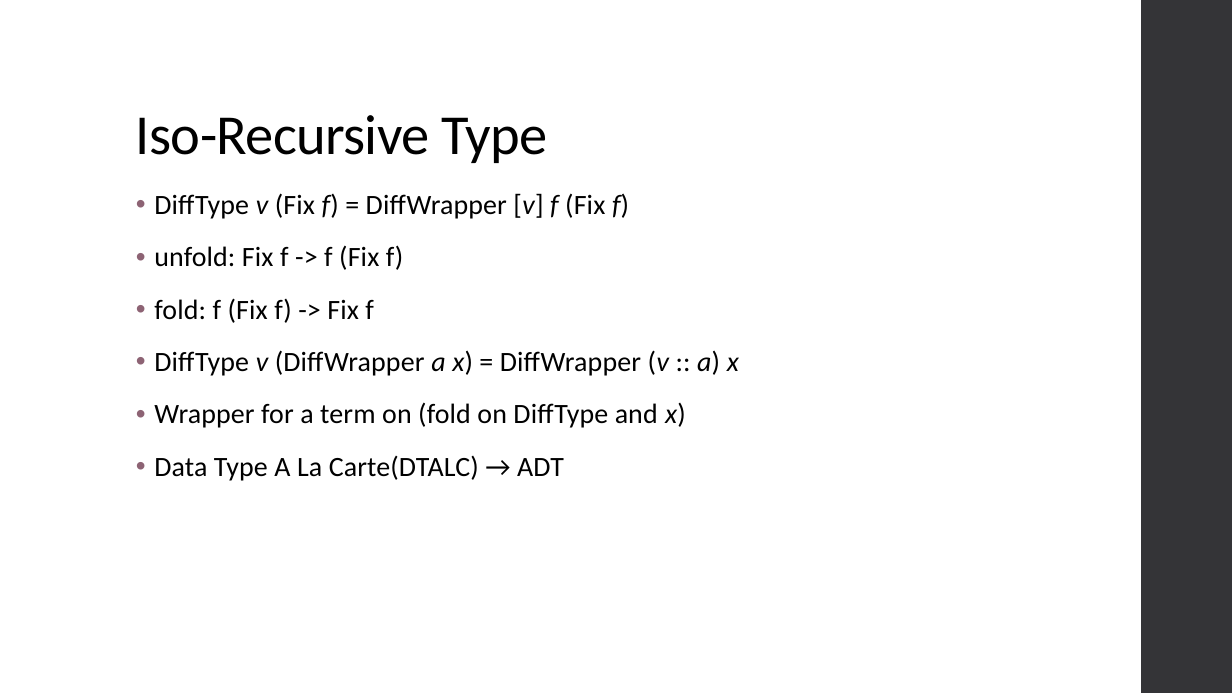
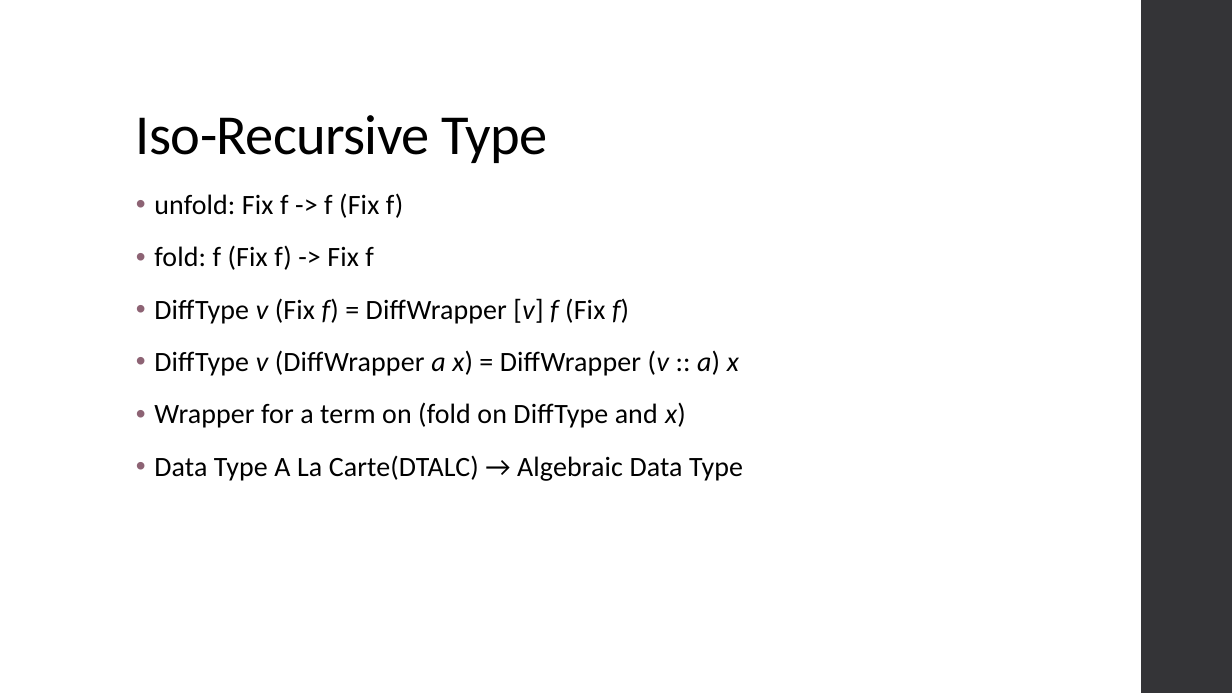
Before and after one commit to ThoughtWorksInc/DeepDarkFantasy, a slide deck: slide 28 of Talk.pptx (slide 26 before the commit). Drawn at 1232x693 pixels with LibreOffice and Linux fonts; fonts in the diff are those of the drawing. Boxes give left, top, right and bottom in pixels: in the first picture for what was removed or moved away, otherwise in the second. Text is boxed around its words. In the diff, an @@ line names an element or a change of style, - is before the commit and + after.

```diff
--- a/Talk.pptx
+++ b/Talk.pptx
@@ text at (x1=154, y1=193, x2=629, y2=219): paragraph removed @@
-• DiffType v (Fix f) = DiffWrapper [v] f (Fix f)
@@ text at (x1=154, y1=298, x2=629, y2=324): paragraph added @@
+• DiffType v (Fix f) = DiffWrapper [v] f (Fix f)
@@ text at (x1=154, y1=456, x2=743, y2=481): text changed @@
-• Data Type A La Carte(DTALC) → ADT
+• Data Type A La Carte(DTALC) → Algebraic Data Type
```
Also in this commit, not shown: 4 other slides changed.
